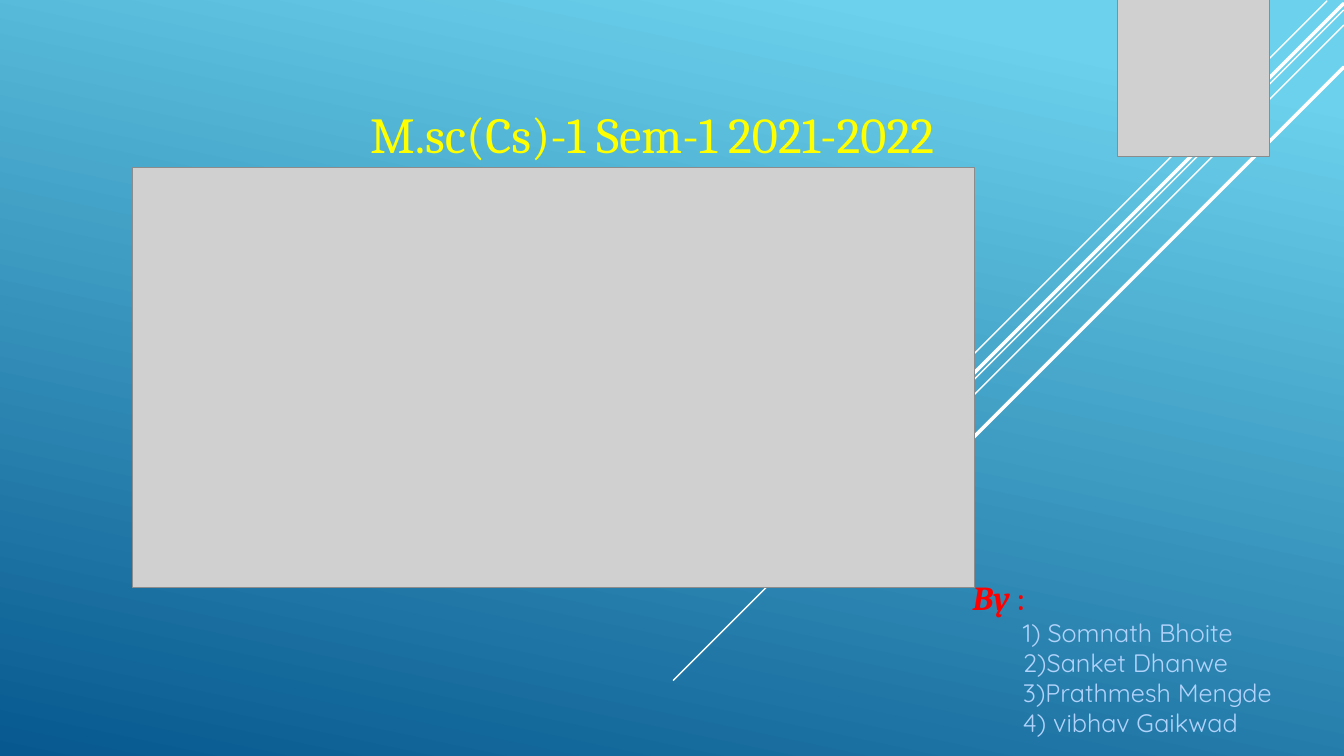
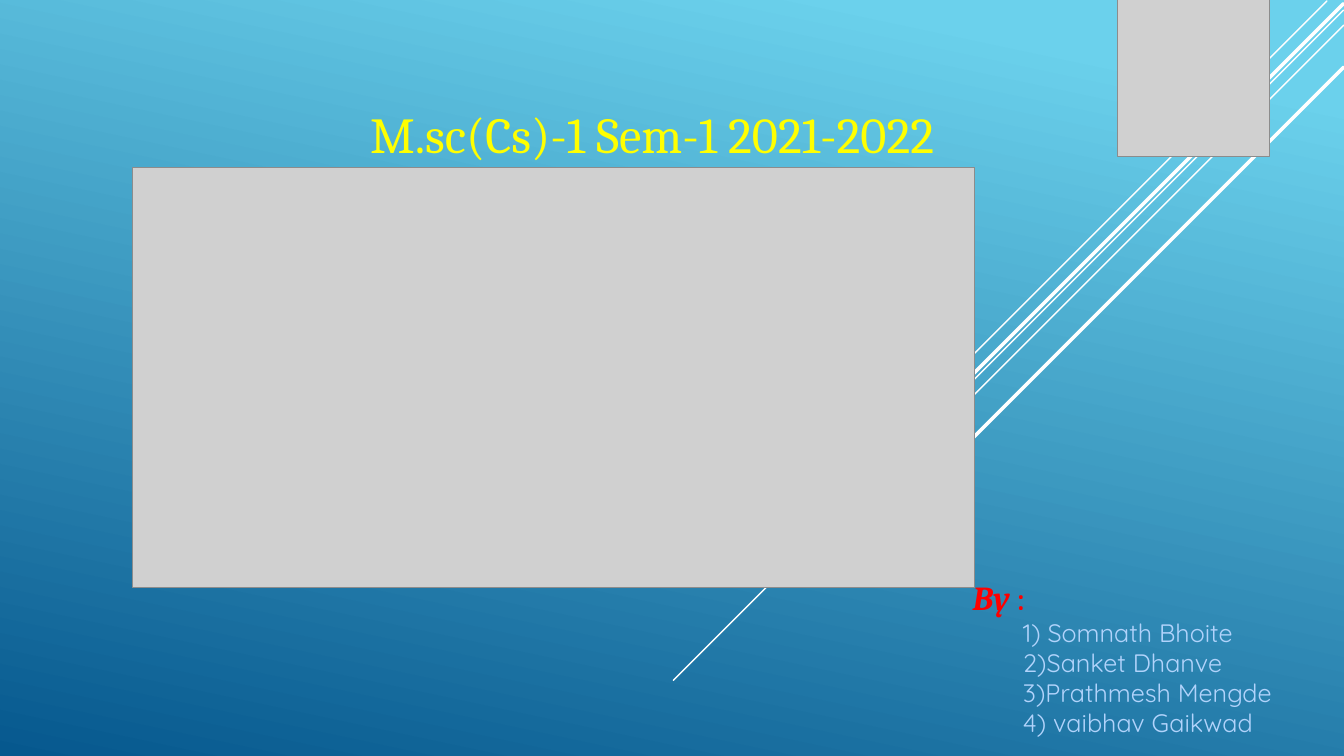
Before and after one commit to somnathbhoite/DataScience, a slide deck: slide 1 of Data Science.pptx. Drawn at 1344x756 pixels with LibreOffice and Linux fonts; fonts in the diff are those of the drawing; grey boxes stand for pictures. Boxes give left, top, right and bottom in pixels: in the first picture for what was removed or moved away, otherwise in the second. Text is boxed around its words. In the diff, an @@ line names an element or a change of style, - is before the commit and + after.

```diff
--- a/Data Science.pptx
+++ b/Data Science.pptx
@@ text at (1023, 645, 1222, 677): text changed @@
-2)Sanket Dhanwe
+2)Sanket Dhanve
@@ text at (1023, 706, 1253, 737): text changed @@
-4) vibhav Gaikwad
+4) vaibhav Gaikwad
```
